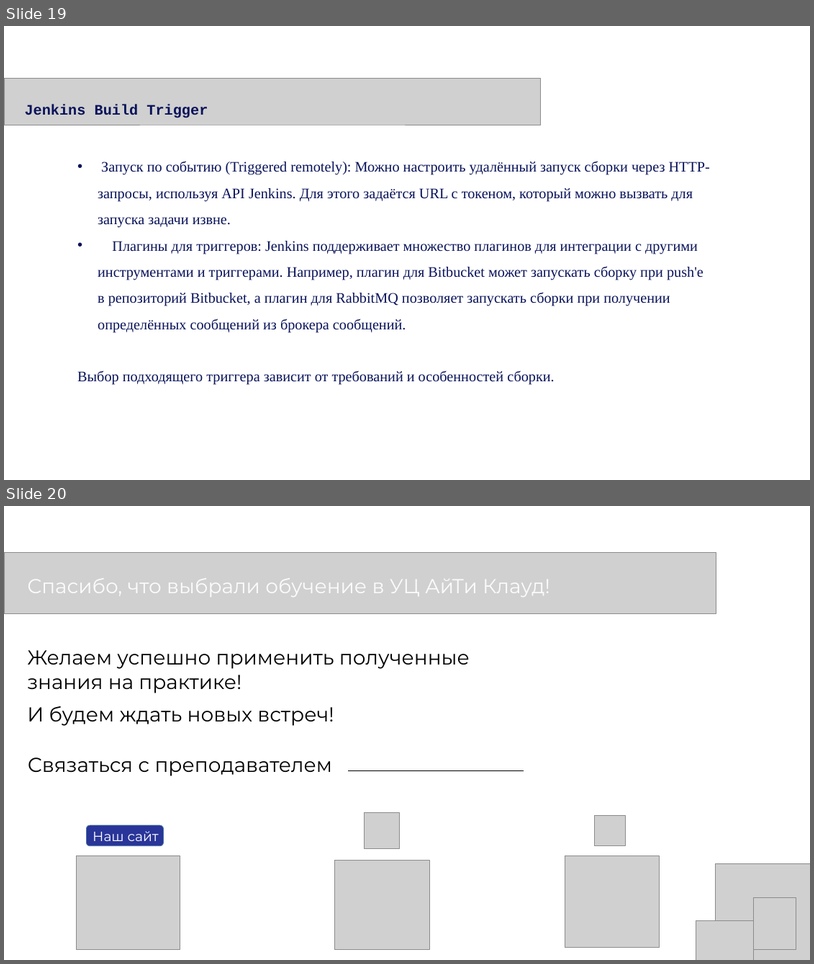
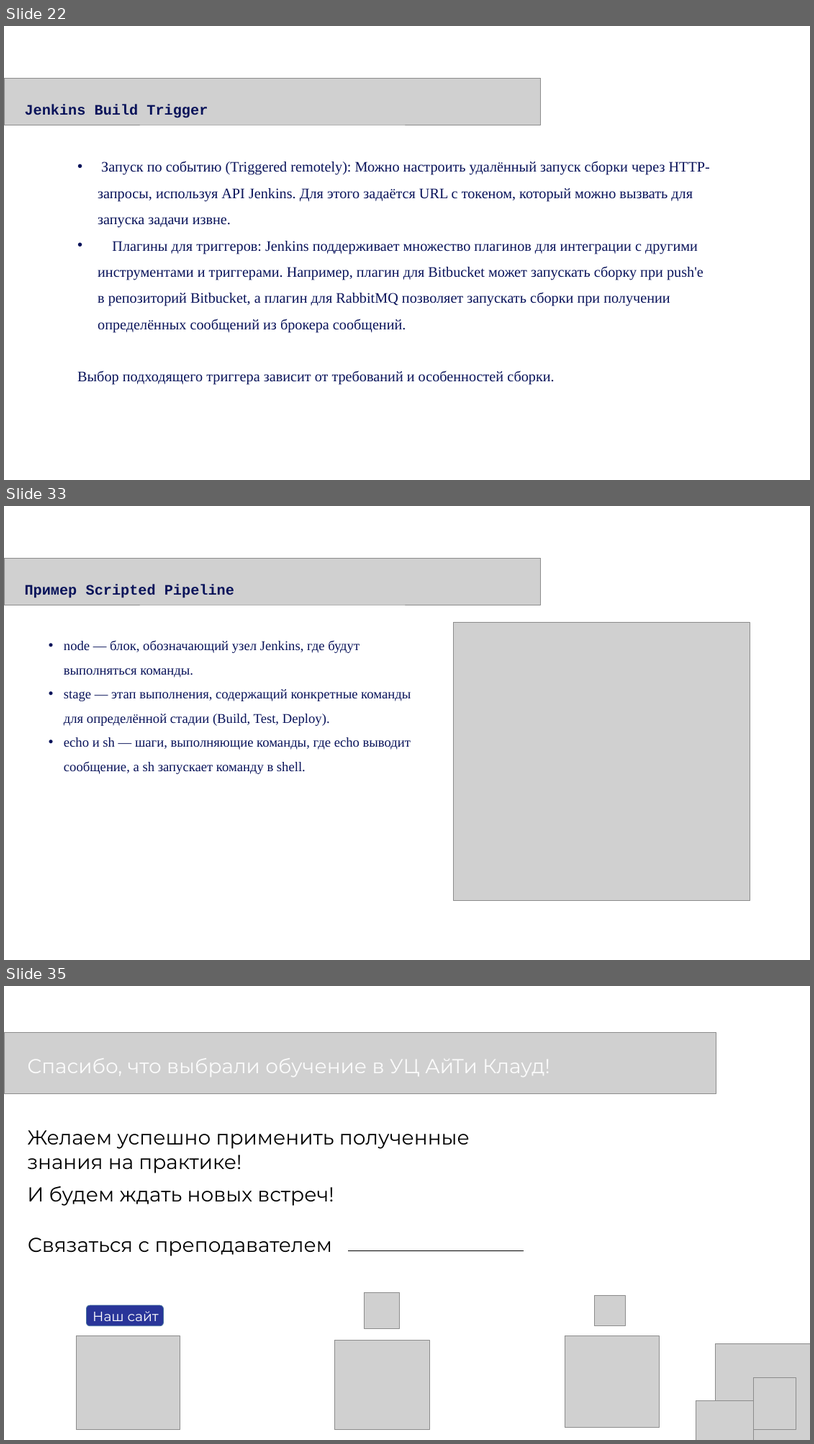
Before and after one commit to Kollekcioner47/jenkins, a slide deck: Jenkins.pptx. Shown one above the other, each under a label of ours: slides 19 and 20 before the commit, slides 22, 33 and 35 after it; the slides between them are not shown. The pictures are 814x964 and 814x1444 pixels, drawn with LibreOffice and Linux fonts; fonts in the diff are those of the drawing; grey boxes stand for pictures. Boxes give left, top, right and bottom in pixels: in the first picture for what was removed or moved away, otherwise in the second. Text is boxed around its words. In the diff, an @@ line names an element or a change of style, - is before the commit and + after.

```diff
--- a/Jenkins.pptx
+++ b/Jenkins.pptx
@@ slide 33 added at (x1=4, y1=506, x2=810, y2=960), background #FFFFFF @@
@@ picture added at (x1=4, y1=558, x2=540, y2=605) @@
@@ text added at (x1=25, y1=584, x2=234, y2=598), 26 pt, text #09135A, bold @@
+Пример Scripted Pipeline
@@ picture added at (x1=453, y1=622, x2=750, y2=901) @@
@@ text added at (x1=64, y1=640, x2=411, y2=774), 24 pt, text #09135A @@
+• node — блок, обозначающий узел Jenkins, где будут выполняться команды.
+• stage — этап выполнения, содержащий конкретные команды для определённой стадии (Build, Test, Deploy).
+• echo и sh — шаги, выполняющие команды, где echo выводит сообщение, а sh запускает команду в shell.
@@ what was slide 19 is now slide 22 @@
@@ what was slide 20 is now slide 35 @@
```
Also in this commit, not shown: 14 other slides added, 4 other files.
